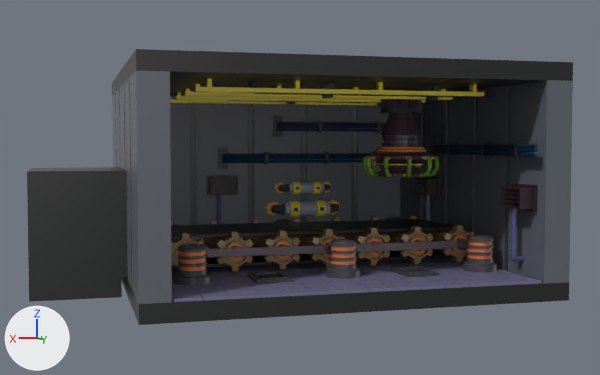
The Blender file Assets/Demo/Models/Factory/Factory.blend: old version first, new version second.
Both versions are drawn from a camera (50 mm lens) standing at (32.3, 102.8, 17.3) and looking at (4.2, 2.1, 11.8). Every picture has the same lights, and +X, +Y and +Z are marked at lower left.

Names of what the first picture shows: 'Belt', 'Ceiling', 'Floor', 'Garbage', 'Pipes_0', 'Pipes_1', 'Spawner', 'SupportBeam_0', 'SupportBeam_2', 'Support_0', 'Tiles', 'Walls'.
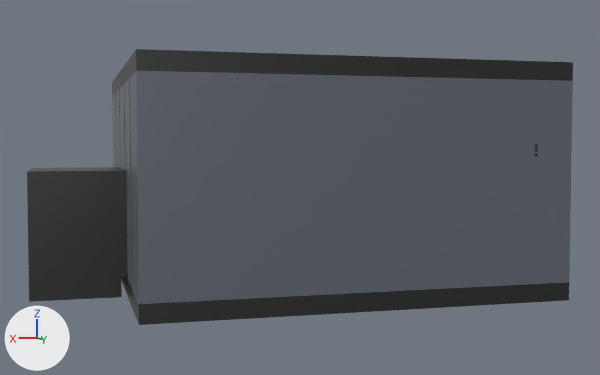
Changed parts and their boxes (x1, y1, x2, y2) in the pictures (600 x 375 px):
part 1 of me_cube_036, added
    after: (170, 71, 547, 302)
'Tiles', unchanged, covered by the edit
    before: (171, 257, 542, 302)
'Belt', unchanged, covered by the edit
    before: (171, 219, 453, 268)
'Spawner', unchanged, covered by the edit
    before: (362, 112, 439, 177)
'Support_0', unchanged, covered by the edit
    before: (206, 240, 459, 257)

What the commit changed:
me_cube_036 is used by ob_walls; location (-8.78, -8.4, 13.05).
Verts and faces of me_cube_036; kept vertices keep their numbers, new ones are numbered from 248.
Before the commit, vertices of me_cube_036: 1 (-8.8, 31.4, -11.0) at pixel (544, 283), 2 (-8.8, 31.4, 11.1) at pixel (547, 80), 137 (31.7, 31.4, -11.0) at pixel (171, 302), 138 (31.7, 31.4, 11.1) at pixel (169, 71).
me_cube_036 had 248 vertices, 201 faces and spanned x -11.9..34.8, y -12.6..31.4, z -11.0..11.1.
me_cube_036 now has 248 vertices, 202 faces and spans x -11.9..34.8, y -12.6..31.4, z -11.0..11.1.
Part 1, on me_cube_036:
New faces: (1, 137, 138, 2).
